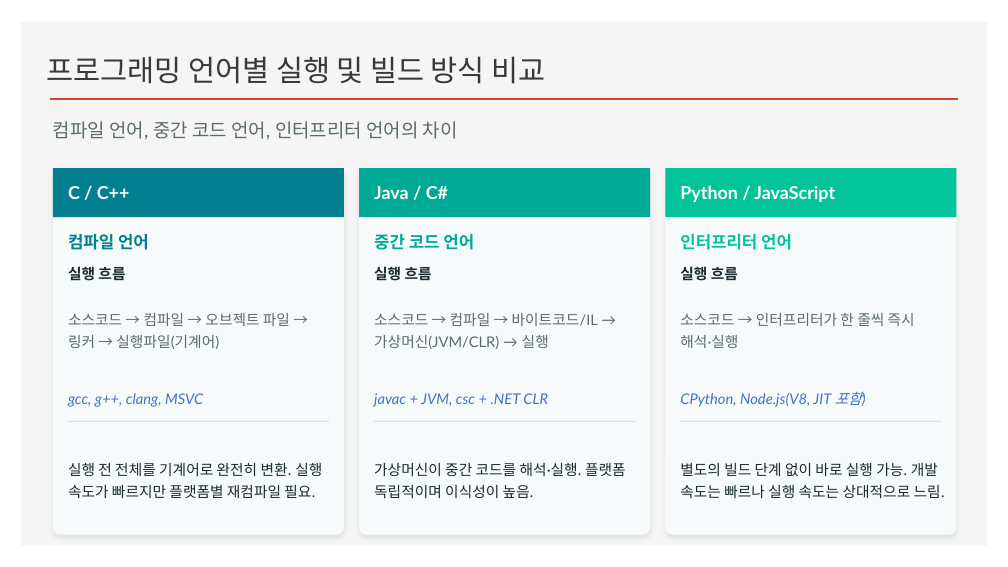
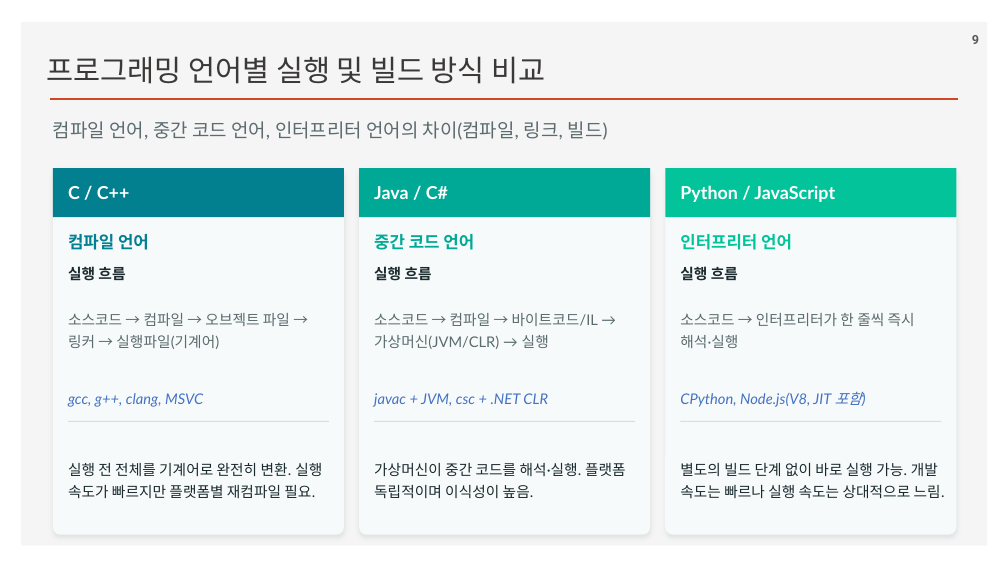
Before and after one commit to ancestor9/2026_Fall_Application-Deployment, a slide deck: slide 9 of App Deployment.pptx (slide 7 before the commit). Drawn at 1008x567 pixels with LibreOffice and Linux fonts; fonts in the diff are those of the drawing; background and template pictures are left out. Boxes give left, top, right and bottom in pixels: in the first picture for what was removed or moved away, otherwise in the second. Text is boxed around its words. In the diff, an @@ line names an element or a change of style, - is before the commit and + after.

```diff
--- a/App Deployment.pptx
+++ b/App Deployment.pptx
@@ page number added at bbox=[972, 35, 979, 44], 12 pt, text #595959, bold @@
+9
@@ text at bbox=[53, 121, 608, 140]: text changed @@
-컴파일 언어, 중간 코드 언어, 인터프리터 언어의 차이
+컴파일 언어, 중간 코드 언어, 인터프리터 언어의 차이(컴파일, 링크, 빌드)
```
Also in this commit, not shown: 11 other slides changed, 10 slides added.
